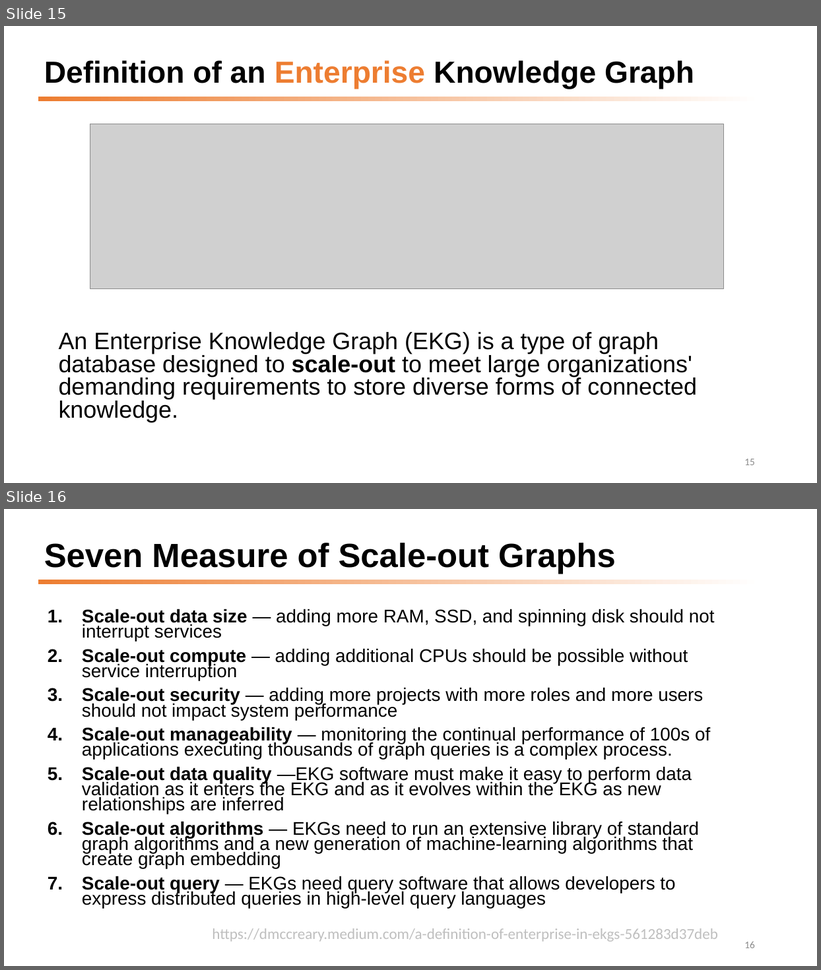
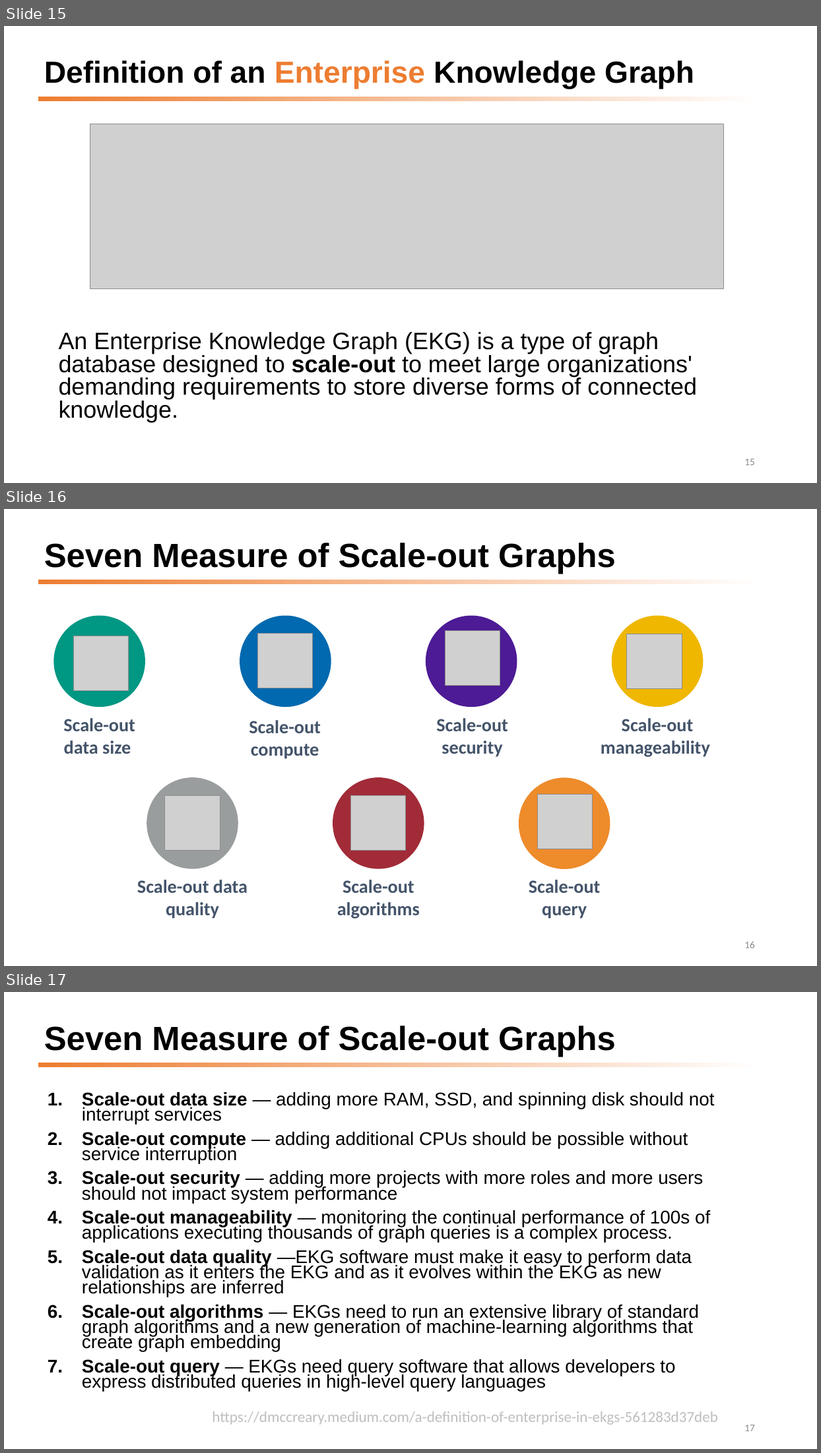
Before and after one commit to dmccreary/graph-systems-thinking, a slide deck: docs/presentations/GST-Half-Day-Workshop-2022.pptx. Shown one above the other, each under a label of ours: slides 15 and 16 before the commit, slides 15, 16 and 17 after it. The pictures are 821x970 and 821x1453 pixels, drawn with LibreOffice and Linux fonts; fonts in the diff are those of the drawing; grey boxes stand for pictures. Boxes give left, top, right and bottom in pixels: in the first picture for what was removed or moved away, otherwise in the second. Text is boxed around its words. In the diff, an @@ line names an element or a change of style, - is before the commit and + after.

```diff
--- a/docs/presentations/GST-Half-Day-Workshop-2022.pptx
+++ b/docs/presentations/GST-Half-Day-Workshop-2022.pptx
@@ slide 16 added at (x1=4, y1=509, x2=817, y2=966), background #FFFFFF; not listed: 1 template element that a slide beside it also shows @@
@@ title added at (x1=44, y1=543, x2=616, y2=574), 39.6 pt, text #000000, bold @@
+Seven Measure of Scale-out Graphs
@@ ellipse added at (x1=54, y1=616, x2=145, y2=707), fill #009783 @@
@@ ellipse added at (x1=240, y1=616, x2=331, y2=707), fill #0069AF @@
@@ ellipse added at (x1=426, y1=616, x2=517, y2=707), fill #4D1B95 @@
@@ ellipse added at (x1=612, y1=616, x2=704, y2=707), fill #EFB700 @@
@@ picture added at (x1=74, y1=636, x2=129, y2=691) @@
@@ picture added at (x1=257, y1=634, x2=313, y2=689) @@
@@ picture added at (x1=445, y1=631, x2=500, y2=686) @@
@@ picture added at (x1=628, y1=634, x2=682, y2=689) @@
@@ text added at (x1=63, y1=718, x2=135, y2=754), 22 pt, text #44546A, bold @@
+Scale-out data size
@@ text added at (x1=249, y1=720, x2=321, y2=759), 22 pt, text #44546A, bold @@
+Scale-out
+compute
@@ text added at (x1=436, y1=718, x2=508, y2=757), 22 pt, text #44546A, bold @@
+Scale-out security
@@ text added at (x1=601, y1=718, x2=710, y2=757), 22 pt, text #44546A, bold @@
+Scale-out manageability
@@ ellipse added at (x1=147, y1=778, x2=238, y2=869), fill #9A9D9E @@
@@ ellipse added at (x1=333, y1=778, x2=424, y2=869), fill #A22B38 @@
@@ ellipse added at (x1=519, y1=778, x2=611, y2=869), fill #EE8B2B @@
@@ picture added at (x1=165, y1=796, x2=220, y2=851) @@
@@ picture added at (x1=351, y1=796, x2=406, y2=851) @@
@@ picture added at (x1=538, y1=795, x2=593, y2=850) @@
@@ text added at (x1=137, y1=880, x2=248, y2=919), 22 pt, text #44546A, bold @@
+Scale-out data quality
@@ text added at (x1=337, y1=880, x2=420, y2=919), 22 pt, text #44546A, bold @@
+Scale-out algorithms
@@ text added at (x1=529, y1=880, x2=601, y2=919), 22 pt, text #44546A, bold @@
+Scale-out query
@@ page number added at (x1=745, y1=941, x2=755, y2=949), 12 pt, text #8C8C8C @@
+16
@@ what was slide 16 is now slide 17 @@
@@ page number at (x1=745, y1=1425, x2=755, y2=1432): text changed @@
-16
+17
```
Also in this commit, not shown: 2 slides changed, 1 other slide added.
